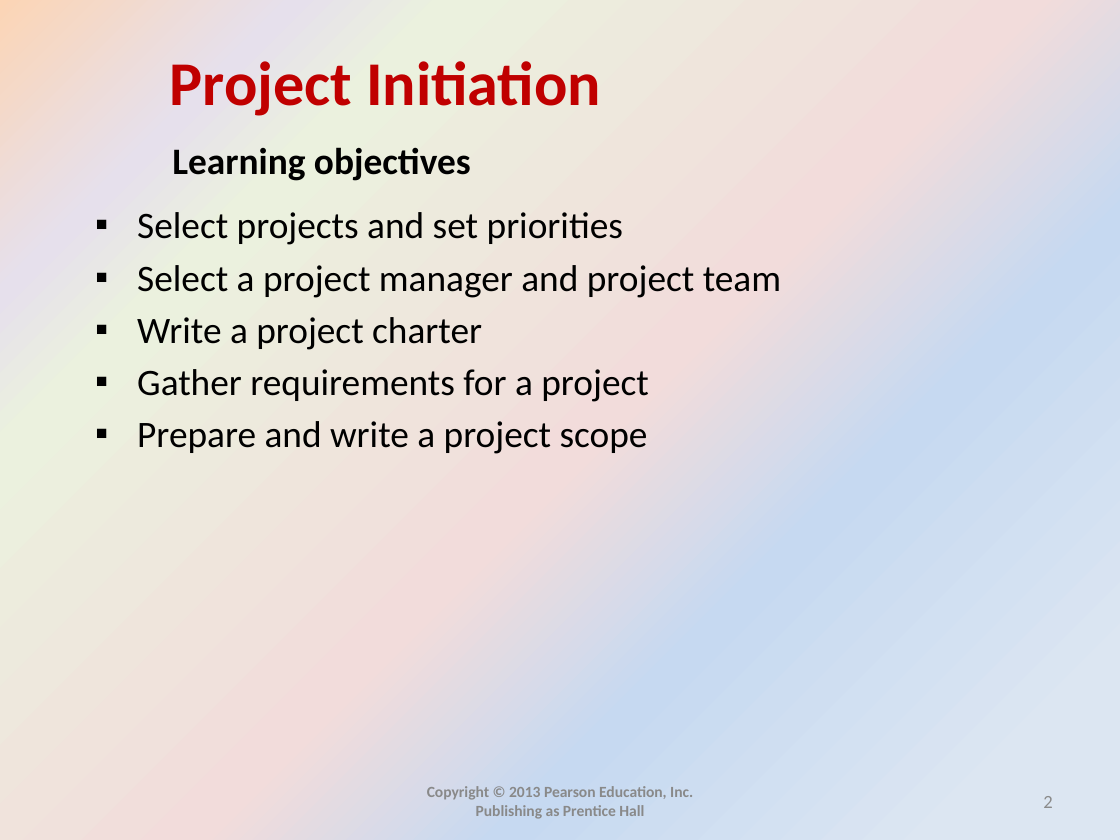
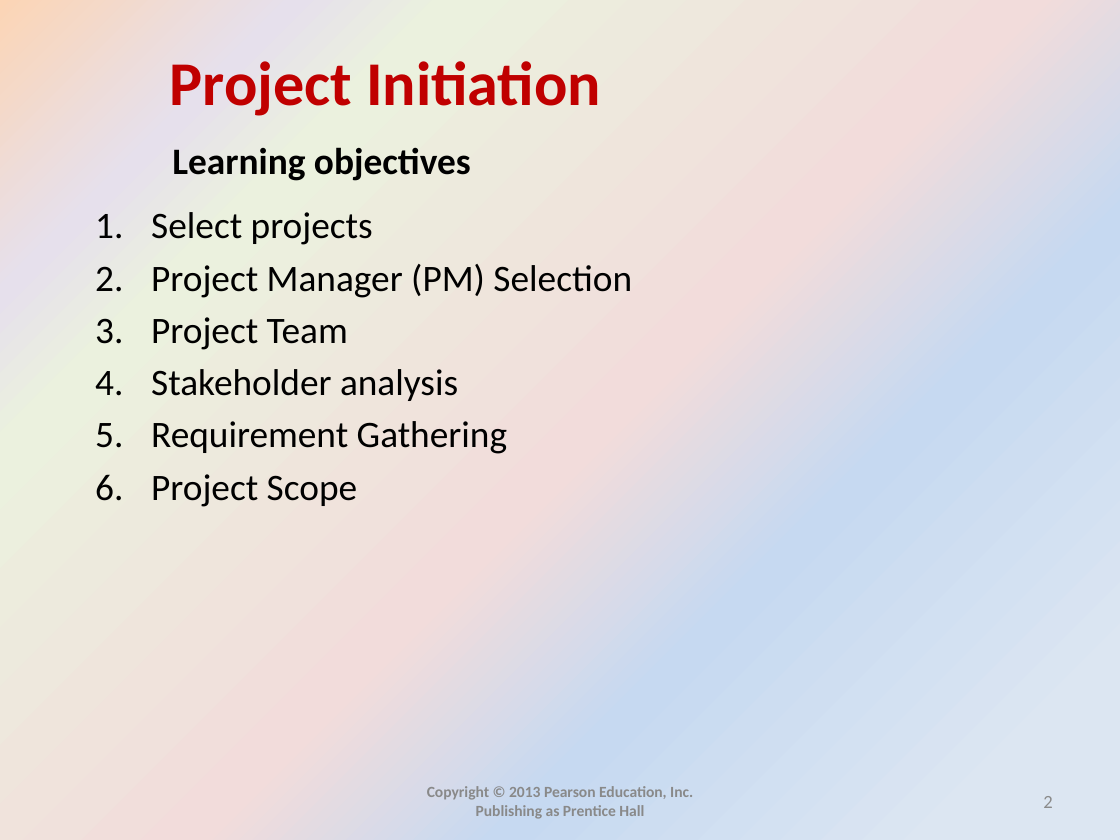
Before and after one commit to mohandesosama/is_project_management, a slide deck: slide 2 of IS-PM-Slides/04_project initiation.pptx. Drawn at 1120x840 pixels with LibreOffice and Linux fonts; fonts in the diff are those of the drawing. Boxes give left, top, right and bottom in pixels: in the first picture for what was removed or moved away, otherwise in the second. Text is boxed around its words. In the diff, an @@ line names an element or a change of style, - is before the commit and + after.

```diff
--- a/IS-PM-Slides/04_project initiation.pptx
+++ b/IS-PM-Slides/04_project initiation.pptx
@@ text at (x1=151, y1=212, x2=632, y2=507): text changed @@
-▪ Select projects and set priorities
-▪ Select a project manager and project team
-▪ Write a project charter
-▪ Gather requirements for a project
-▪ Prepare and write a project scope
+1. Select projects
+2. Project Manager (PM) Selection
+3. Project Team
+4. Stakeholder analysis
+5. Requirement Gathering
+6. Project Scope
```
Also in this commit, not shown: 30 other slides changed, 8 slides removed.
